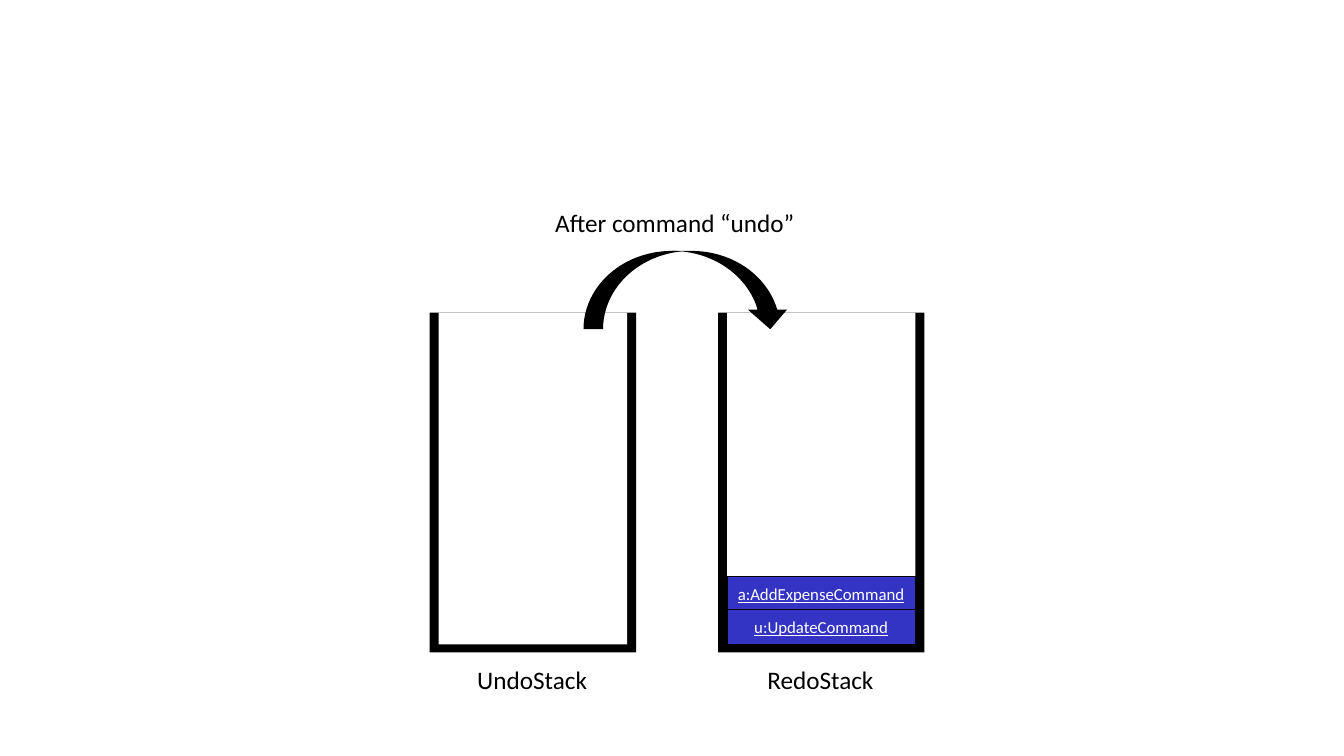
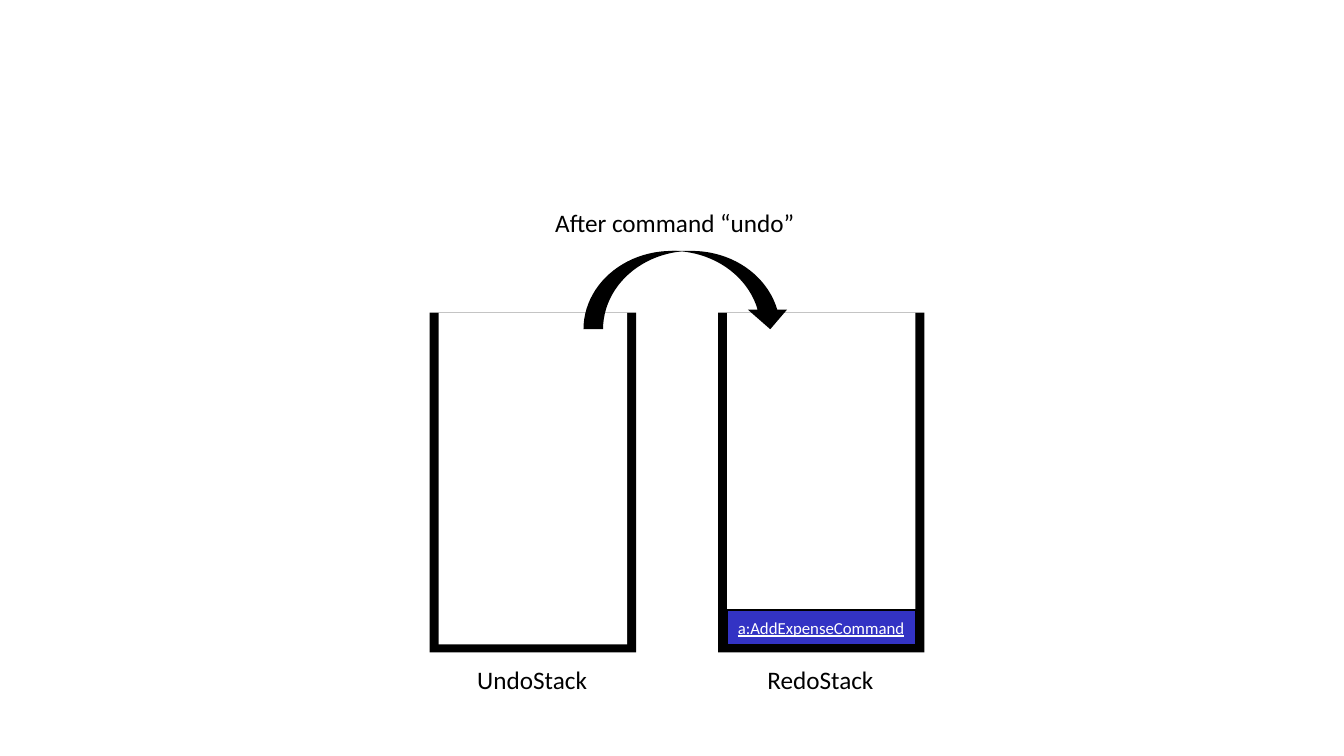
Before and after one commit to AY1920S1-CS2103T-W12-2/main, a slide deck: slide 5 of images/UndoAndRedo/UndoAndRedoImplementation.pptx. Drawn at 1344x756 pixels with LibreOffice and Linux fonts; fonts in the diff are those of the drawing. Boxes give left, top, right and bottom in pixels: in the first picture for what was removed or moved away, otherwise in the second. Text is boxed around its words. In the diff, an @@ line names an element or a change of style, - is before the commit and + after.

```diff
--- a/images/UndoAndRedo/UndoAndRedoImplementation.pptx
+++ b/images/UndoAndRedo/UndoAndRedoImplementation.pptx
@@ rectangle "a:AddExpenseCommand" moved from (x1=727, y1=577, x2=915, y2=612) to (x1=727, y1=610, x2=915, y2=645) @@
@@ rectangle removed at (x1=727, y1=610, x2=915, y2=645) @@
-u:UpdateCommand
```
Also in this commit, not shown: 1 other slide changed, 33 other files.
